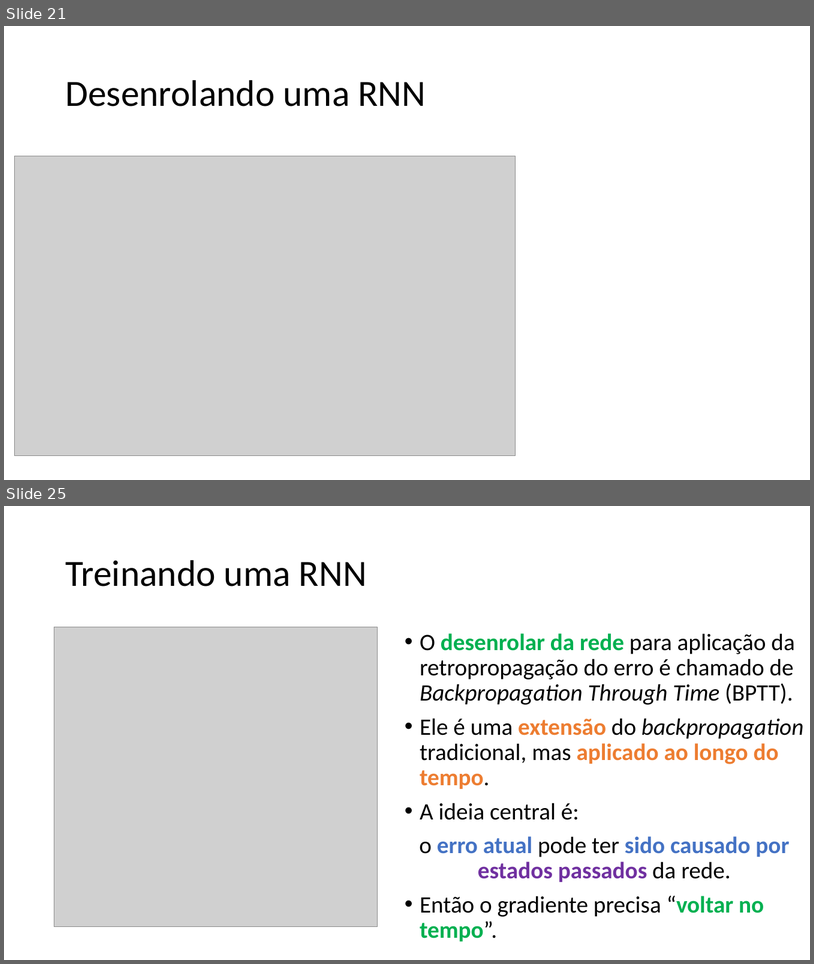
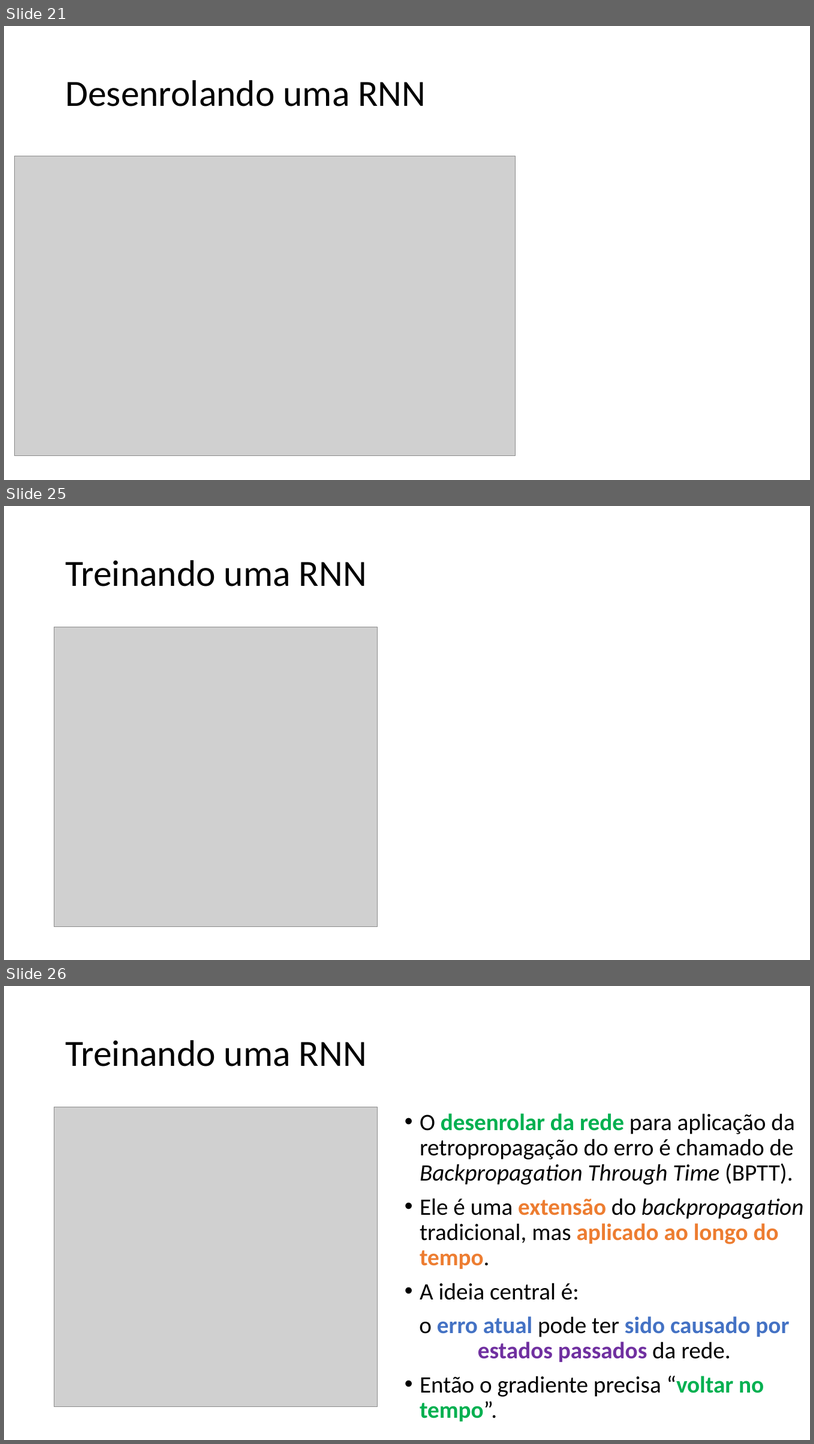
Before and after one commit to zz4fap/c24_inteligencia_artificial, a slide deck: slides/C24_RNN.pptx. Shown one above the other, each under a label of ours: slides 21 and 25 before the commit, slides 21, 25 and 26 after it; the slides between them are not shown. The pictures are 814x964 and 814x1444 pixels, drawn with LibreOffice and Linux fonts; fonts in the diff are those of the drawing; grey boxes stand for pictures. Boxes give left, top, right and bottom in pixels: in the first picture for what was removed or moved away, otherwise in the second. Text is boxed around its words. In the diff, an @@ line names an element or a change of style, - is before the commit and + after.

```diff
--- a/slides/C24_RNN.pptx
+++ b/slides/C24_RNN.pptx
@@ slide 25 added at (x1=4, y1=506, x2=810, y2=960), background #FFFFFF @@
@@ title added at (x1=65, y1=560, x2=367, y2=586), 44 pt, text #000000 @@
+Treinando uma RNN
@@ picture added at (x1=54, y1=627, x2=377, y2=927) @@
@@ what was slide 25 is now slide 26 @@
```
Also in this commit, not shown: 6 slides changed, 2 other slides added, 1 slide removed.
